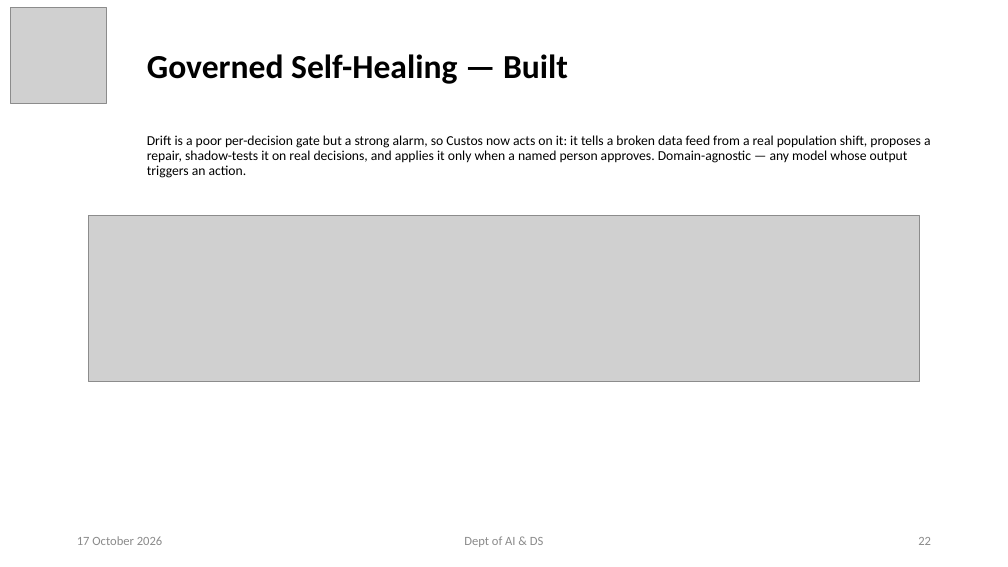
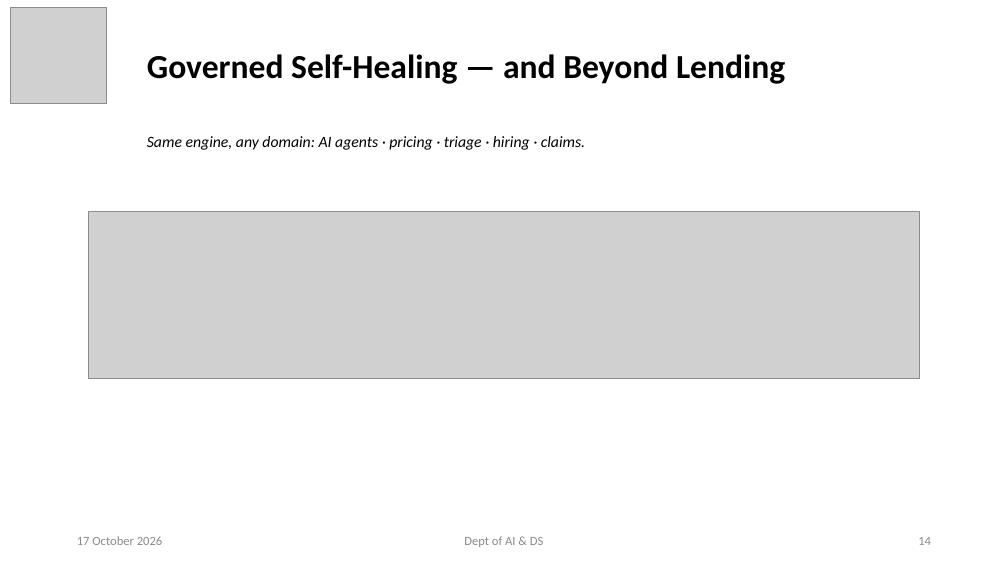
Before and after one commit to ayushpandey0201/custos, a slide deck: slide 14 of docs/presentations/Custos_Phase2_Review2.pptx (slide 22 before the commit). Drawn at 1008x567 pixels with LibreOffice and Linux fonts; fonts in the diff are those of the drawing; grey boxes stand for pictures. Boxes give left, top, right and bottom in pixels: in the first picture for what was removed or moved away, otherwise in the second. Text is boxed around its words. In the diff, an @@ line names an element or a change of style, - is before the commit and + after.

```diff
--- a/docs/presentations/Custos_Phase2_Review2.pptx
+++ b/docs/presentations/Custos_Phase2_Review2.pptx
@@ title at <box>147,54,785,84</box>: text changed @@
-Governed Self-Healing — Built
+Governed Self-Healing — and Beyond Lending
@@ subtitle at <box>147,136,585,150</box>: text changed; size 13 to 15 pt; italic on @@
-Drift is a poor per-decision gate but a strong alarm, so Custos now acts on it: it tells a broken data feed from a real population shift, proposes a repair, shadow-tests it on real decisions, and applies it only when a named person approves. Domain-agnostic — any model whose output triggers an action.
+Same engine, any domain: AI agents · pricing · triage · hiring · claims.
@@ picture: place and size @@
-picture at <box>88,216,920,382</box>
+picture at <box>88,212,920,378</box>
@@ page number at <box>918,537,931,545</box>: text changed @@
-22
+14
```
Also in this commit, not shown: 13 other slides changed, 1 slide added, 11 slides removed, 8 other files.
